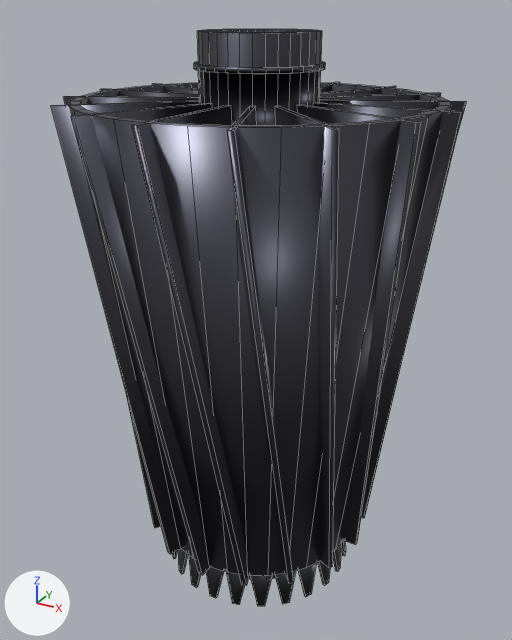
Before and after pictures for a commit that changed the FBX model Assets/_CustomShips/Rocinante/Models/rocinante_engine_nozzle.fbx.
Camera for both pictures: a camera (50 mm lens) standing at (6.83, -12.56, 12.58) and looking at (-0.1, 0.04, 6.28). Lighting does not change. The marker at lower left points along +X, +Y and +Z. The picture after the commit comes second. Mesh edges are drawn as thin lines.

Names of what the first picture shows: 'EngineNozzle'.
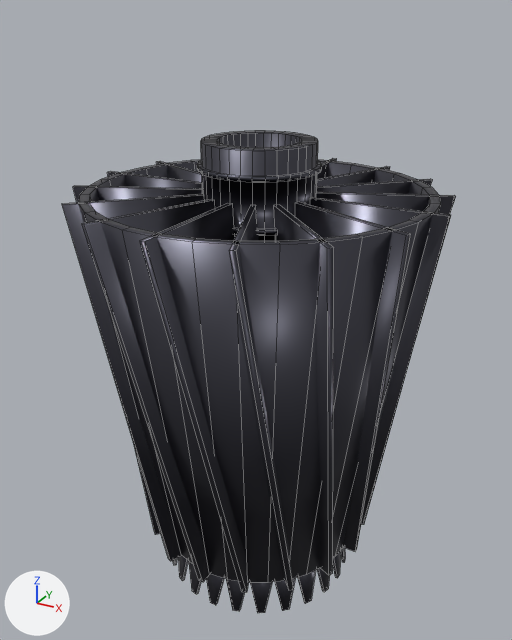
Boxes (x1, y1, x2, y2) around the edits, measured in the pictures (512 x 640 px; the box of a moved part takes in the faces that stretch with it):
'EngineNozzle', reshaped (16% shorter)
    before: (51, 29, 466, 606)
    after: (62, 131, 456, 613)
part 1 of me_enginenozzlemesh, moved or reshaped
    before: (194, 29, 326, 579)
    after: (197, 131, 322, 241)
part 2 of me_enginenozzlemesh, moved or reshaped
    before: (313, 102, 463, 518)
    after: (310, 197, 451, 524)
part 3 of me_enginenozzlemesh, moved or reshaped
    before: (320, 99, 466, 131)
    after: (316, 192, 456, 215)
part 4 of me_enginenozzlemesh, moved or reshaped
    before: (320, 92, 441, 101)
    after: (317, 179, 432, 194)
part 5 of me_enginenozzlemesh, moved or reshaped
    before: (320, 86, 396, 96)
    after: (317, 166, 390, 186)
part 6 of me_enginenozzlemesh, moved or reshaped (mostly hidden)
    before: (320, 82, 340, 93)
    after: (317, 158, 337, 179)
part 7 of me_enginenozzlemesh, moved or reshaped
    before: (152, 84, 199, 95)
    after: (156, 161, 202, 183)
part 8 of me_enginenozzlemesh, moved or reshaped
    before: (100, 89, 199, 98)
    after: (107, 171, 202, 189)
part 9 of me_enginenozzlemesh, moved or reshaped
    before: (64, 96, 199, 528)
    after: (73, 186, 202, 535)
part 10 of me_enginenozzlemesh, moved or reshaped
    before: (51, 101, 201, 554)
    after: (62, 194, 204, 561)
part 11 of me_enginenozzlemesh, moved or reshaped
    before: (71, 103, 212, 575)
    after: (82, 199, 215, 582)
part 12 of me_enginenozzlemesh, moved or reshaped
    before: (132, 105, 249, 585)
    after: (140, 203, 249, 592)
part 13 of me_enginenozzlemesh, moved or reshaped
    before: (227, 106, 294, 583)
    after: (229, 205, 293, 590)
part 14 of me_enginenozzlemesh, moved or reshaped
    before: (275, 106, 339, 568)
    after: (274, 205, 334, 575)
part 15 of me_enginenozzlemesh, moved or reshaped
    before: (297, 104, 421, 545)
    after: (295, 202, 411, 551)
part 16 of me_enginenozzlemesh, moved or reshaped
    before: (68, 83, 451, 575)
    after: (78, 160, 441, 582)
part 17 of me_enginenozzlemesh, moved or reshaped
    before: (333, 544, 341, 572)
    after: (333, 550, 341, 578)
part 18 of me_enginenozzlemesh, moved or reshaped
    before: (341, 540, 346, 556)
    after: (341, 547, 345, 563)
part 19 of me_enginenozzlemesh, moved or reshaped
    before: (172, 549, 330, 606)
    after: (173, 556, 330, 613)

Patch to the scene script:
```diff
--- a/Assets/_CustomShips/Rocinante/Models/rocinante_engine_nozzle.fbx.py
+++ b/Assets/_CustomShips/Rocinante/Models/rocinante_engine_nozzle.fbx.py
@@ me_enginenozzlemesh @@
-me_enginenozzlemesh.from_pydata(...)  # 1856 vertices, 1776 faces; spans x -3.9..3.9, y -3.9..3.9, z 0.0..12.2
+me_enginenozzlemesh.from_pydata(...)  # 1856 vertices, 1776 faces; spans x -3.9..3.9, y -3.9..3.9, z 0.0..10.2
+# me_enginenozzlemesh part 1: the loose piece of 1408 vertices spanning x -1.24..1.24, y -1.24..1.24, z 0.0..12.2 is scaled about the mesh origin by (1, 1, 0.836)
+# me_enginenozzlemesh part 2: the loose piece of 8 vertices spanning x 1.06..3.9, y -0.05..1.02, z 1.22..10.98 is scaled about the mesh origin by (1, 1, 0.836)
+# me_enginenozzlemesh part 3: the loose piece of 8 vertices spanning x 0.79..3.62, y 0.39..1.85, z 1.22..10.98 is scaled about the mesh origin by (1, 1, 0.836)
+# me_enginenozzlemesh part 4: the loose piece of 8 vertices spanning x 0.41..2.8, y 0.78..2.8, z 1.22..10.98 is scaled about the mesh origin by (1, 1, 0.836)
+# me_enginenozzlemesh part 5: the loose piece of 8 vertices spanning x -0.04..1.54, y 1.05..3.62, z 1.22..10.98 is scaled about the mesh origin by (1, 1, 0.836)
+# me_enginenozzlemesh part 6: the loose piece of 8 vertices spanning x -1.02..0.05, y 1.06..3.9, z 1.22..10.98 is scaled about the mesh origin by (1, 1, 0.836)
+# me_enginenozzlemesh part 7: the loose piece of 8 vertices spanning x -3.62..-1.05, y -0.04..1.54, z 1.22..10.98 is scaled about the mesh origin by (1, 1, 0.836)
+# me_enginenozzlemesh part 8: the loose piece of 8 vertices spanning x -3.9..-1.06, y -1.02..0.05, z 1.22..10.98 is scaled about the mesh origin by (1, 1, 0.836)
+# me_enginenozzlemesh part 9: the loose piece of 8 vertices spanning x -3.62..-0.79, y -1.85..-0.39, z 1.22..10.98 is scaled about the mesh origin by (1, 1, 0.836)
+# me_enginenozzlemesh part 10: the loose piece of 8 vertices spanning x -2.8..-0.41, y -2.8..-0.78, z 1.22..10.98 is scaled about the mesh origin by (1, 1, 0.836)
+# me_enginenozzlemesh part 11: the loose piece of 8 vertices spanning x -1.54..0.04, y -3.62..-1.05, z 1.22..10.98 is scaled about the mesh origin by (1, 1, 0.836)
+# me_enginenozzlemesh part 12: the loose piece of 8 vertices spanning x -0.05..1.02, y -3.9..-1.06, z 1.22..10.98 is scaled about the mesh origin by (1, 1, 0.836)
+# me_enginenozzlemesh part 13: the loose piece of 8 vertices spanning x 0.39..1.85, y -3.62..-0.79, z 1.22..10.98 is scaled about the mesh origin by (1, 1, 0.836)
+# me_enginenozzlemesh part 14: the loose piece of 8 vertices spanning x 0.78..2.8, y -2.8..-0.41, z 1.22..10.98 is scaled about the mesh origin by (1, 1, 0.836)
+# me_enginenozzlemesh part 15: the loose piece of 8 vertices spanning x 1.05..3.62, y -1.54..0.04, z 1.22..10.98 is scaled about the mesh origin by (1, 1, 0.836)
+# me_enginenozzlemesh part 16: the loose piece of 128 vertices spanning x -3.6..3.6, y -3.6..3.6, z 1.22..10.98 is scaled about the mesh origin by (1, 1, 0.836)
+# me_enginenozzlemesh part 17: the loose piece of 8 vertices spanning x 2.04..2.2, y -0.28..0.28, z 0.22..1.22 is moved by (0.0, 0.0, -0.2)
+# me_enginenozzlemesh part 18: the loose piece of 8 vertices spanning x 1.9..2.15, y 0.26..0.81, z 0.22..1.22 is moved by (0.0, 0.0, -0.2)
+# me_enginenozzlemesh part 19: 144 of the vertices in x -2.2..2.15, y -2.2..2.2, z 0.22..1.22 are moved by (0.0, 0.0, -0.2)
+# other edits to the shape of me_enginenozzlemesh do not show in these pictures
 me_enginenozzlemesh.materials.append(mat_m_enginenozzle)
```
